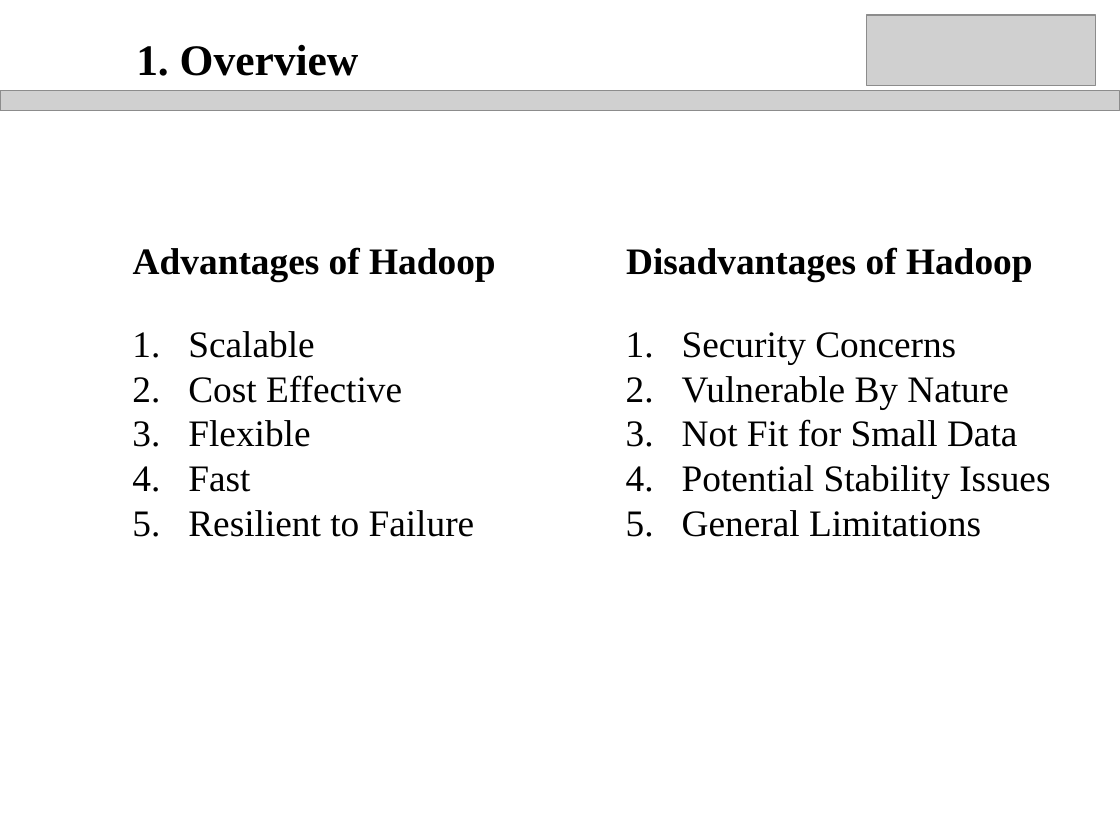
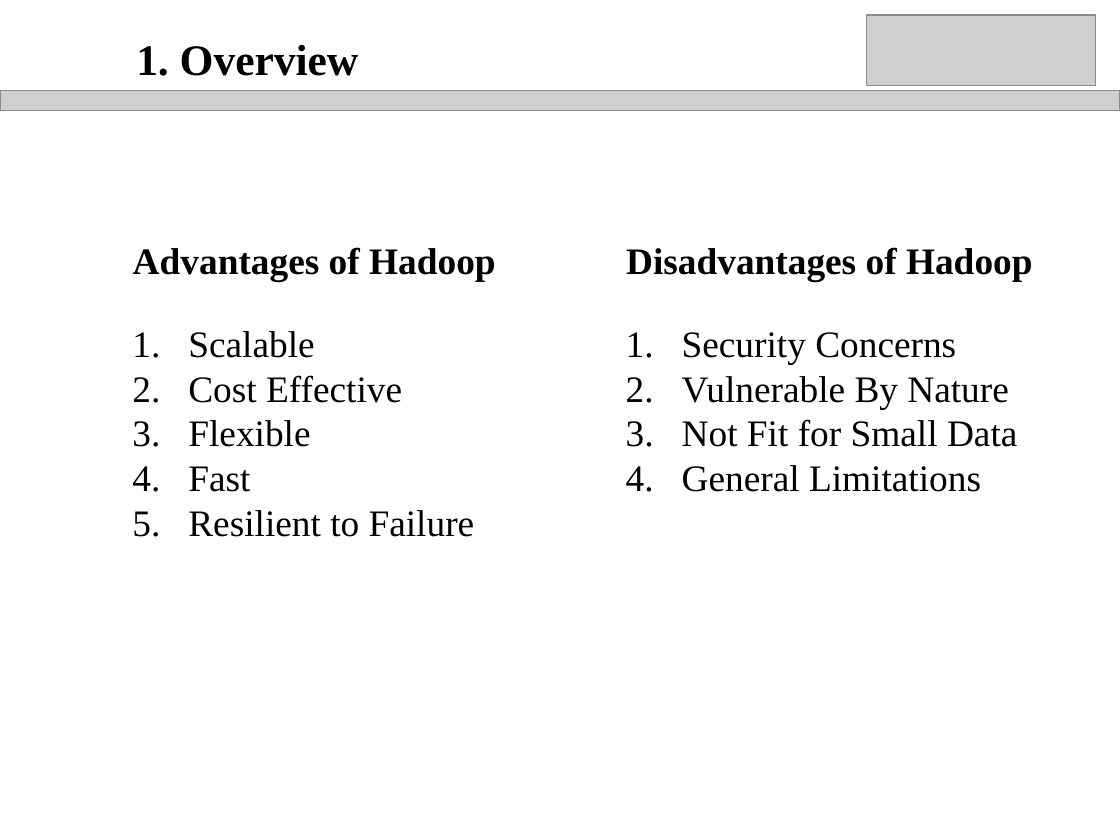
Before and after one commit to qianmai/qianmai.github.io, a slide deck: slide 13 of public/Final Presentation_QianMai.ppt. Drawn at 1120x840 pixels with LibreOffice and Linux fonts; fonts in the diff are those of the drawing; grey boxes stand for pictures; background and template pictures are left out. Boxes give left, top, right and bottom in pixels: in the first picture for what was removed or moved away, otherwise in the second. Text is boxed around its words. In the diff, an @@ line names an element or a change of style, - is before the commit and + after.

Commit message:
update final presentation

```diff
--- a/public/Final Presentation_QianMai.ppt
+++ b/public/Final Presentation_QianMai.ppt
@@ text at (682, 465, 1050, 498): paragraph removed @@
-4. Potential Stability Issues
```
Also in this commit, not shown: 3 other slides changed, 2 slides added.
